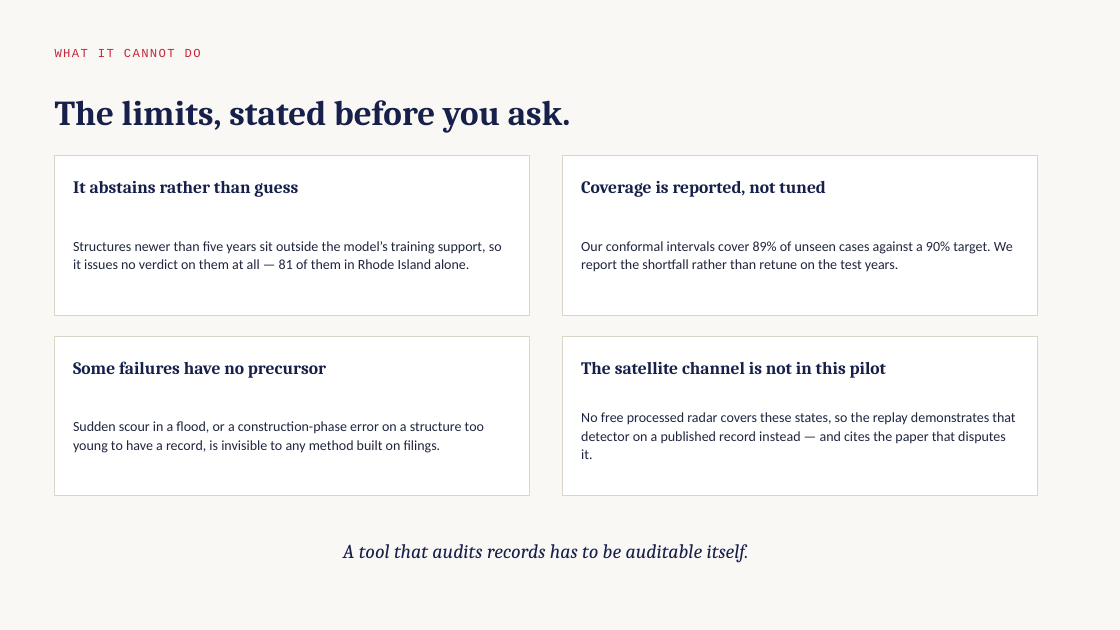
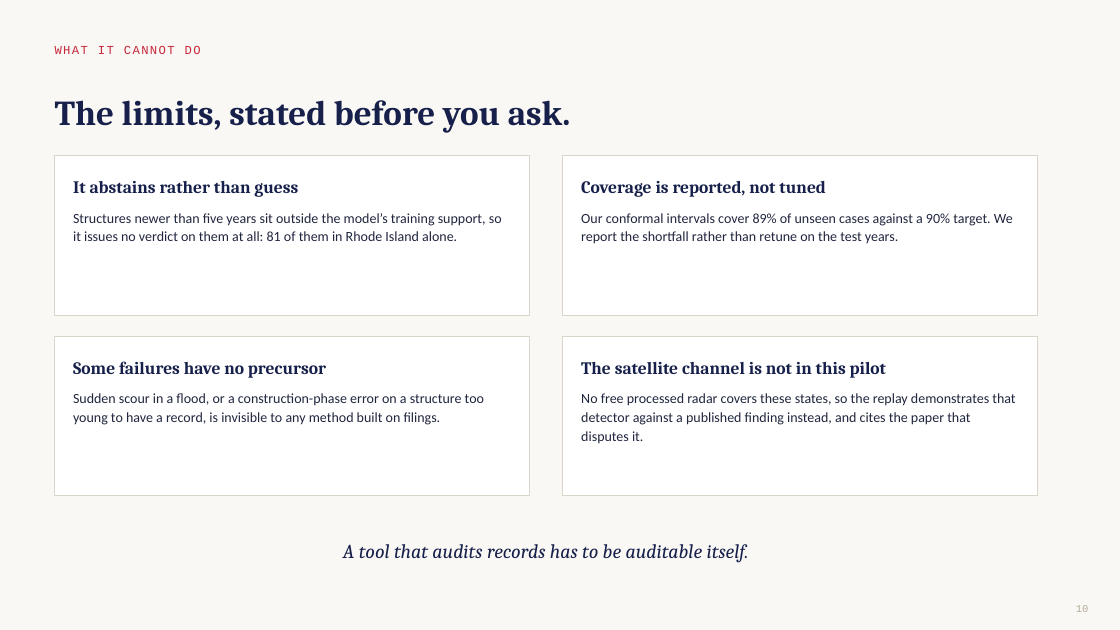
Before and after one commit to ArockiaRajamanickam/dissent, a slide deck: slide 10 of pitch/DISSENT_Nexus_Network_Pitch.pptx. Drawn at 1120x630 pixels with LibreOffice and Linux fonts; fonts in the diff are those of the drawing. Boxes give left, top, right and bottom in pixels: in the first picture for what was removed or moved away, otherwise in the second. Text is boxed around its words. In the diff, an @@ line names an element or a change of style, - is before the commit and + after.

```diff
--- a/pitch/DISSENT_Nexus_Network_Pitch.pptx
+++ b/pitch/DISSENT_Nexus_Network_Pitch.pptx
@@ text at [73, 213, 502, 241]: text changed @@
-Structures newer than five years sit outside the model’s training support, so it issues no verdict on them at all — 81 of them in Rhode Island alone.
+Structures newer than five years sit outside the model’s training support, so it issues no verdict on them at all: 81 of them in Rhode Island alone.
@@ vertical alignment middle to top in 5 elements at [55, 46, 201, 54], [73, 393, 484, 425], [73, 213, 502, 241], [581, 213, 1013, 244], [581, 393, 1015, 444] @@
@@ text at [581, 393, 1015, 444]: text changed @@
-No free processed radar covers these states, so the replay demonstrates that detector on a published record instead — and cites the paper that disputes it.
+No free processed radar covers these states, so the replay demonstrates that detector against a published finding instead, and cites the paper that disputes it.
@@ page number added at [1076, 605, 1089, 612], 9 pt, text #B3AC9A @@
+10
```
Also in this commit, not shown: 11 other slides changed, 16 other files.
